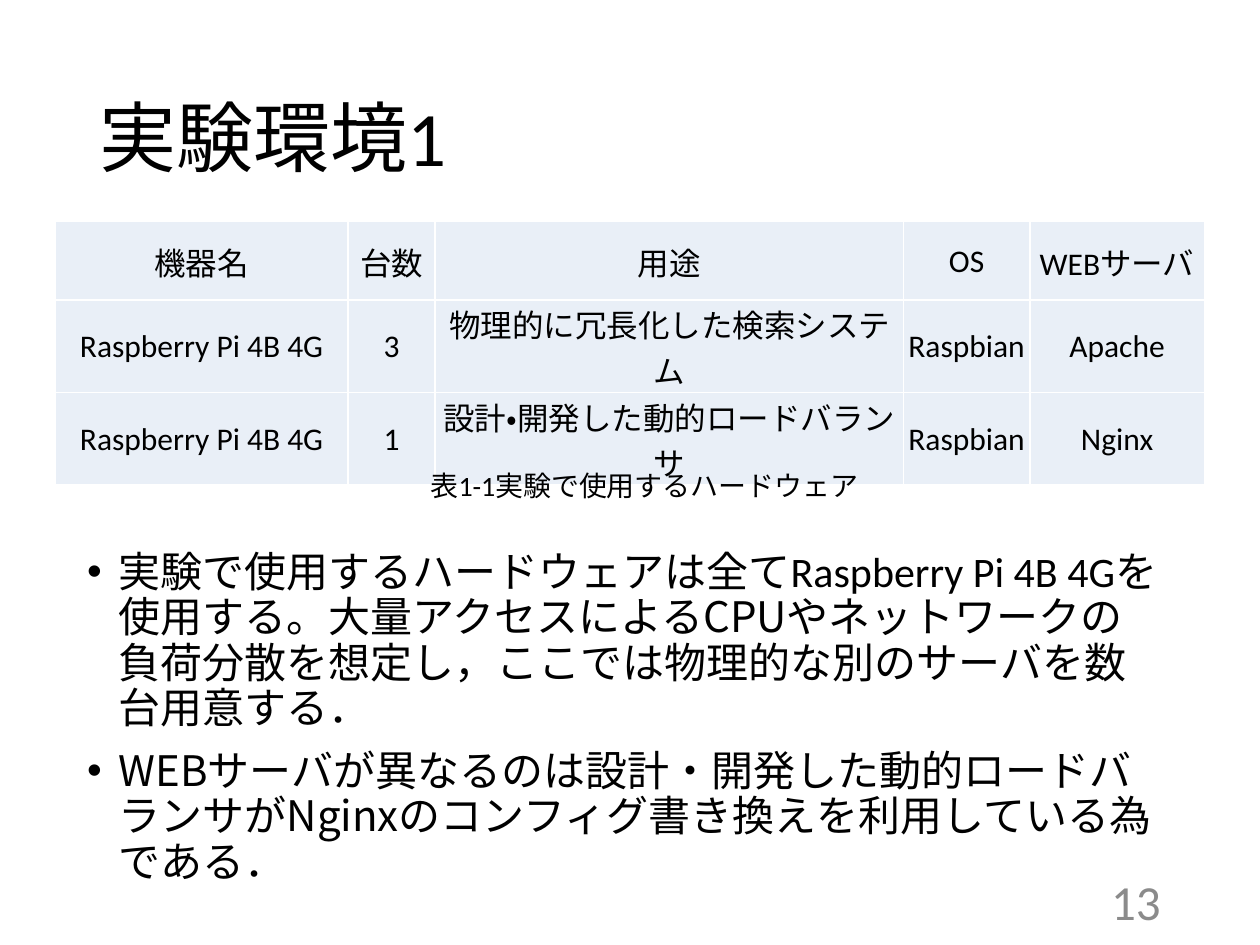
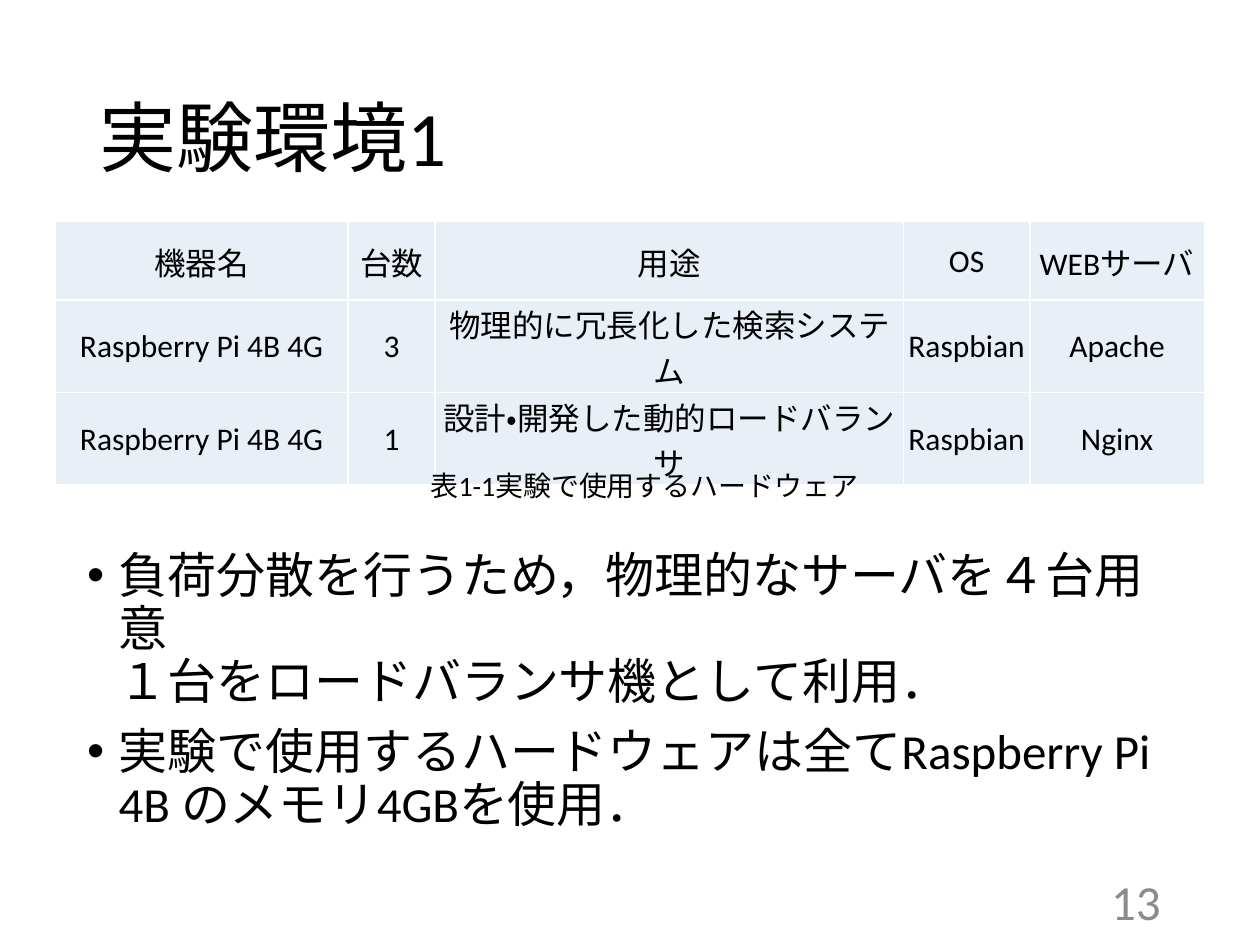
Before and after one commit to kait-takanolab/1821086_matsuo_thesis, a slide deck: slide 13 of 発表用/1821086_卒業研究発表会.pptx. Drawn at 1260x945 pixels with LibreOffice and Linux fonts; fonts in the diff are those of the drawing. Boxes give left, top, right and bottom in pixels: in the first picture for what was removed or moved away, otherwise in the second. Text is boxed around its words. In the diff, an @@ line names an element or a change of style, - is before the commit and + after.

```diff
--- a/発表用/1821086_卒業研究発表会.pptx
+++ b/発表用/1821086_卒業研究発表会.pptx
@@ text at [119,551,1150,826]: text changed; size 24 to 28 pt @@
-• 実験で使用するハードウェアは全てRaspberry Pi 4B 4Gを使用する。大量アクセスによるCPUやネットワークの負荷分散を想定し，ここでは物理的な別のサーバを数台用意する．
-• WEBサーバが異なるのは設計・開発した動的ロードバランサがNginxのコンフィグ書き換えを利用している為である．
+• 負荷分散を行うため，物理的なサーバを４台用意
+  １台をロードバランサ機として利用．
+• 実験で使用するハードウェアは全てRaspberry Pi 4B のメモリ4GBを使用．
```
Also in this commit, not shown: 4 other slides changed, 2 other files.
